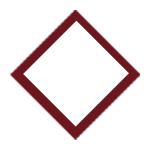
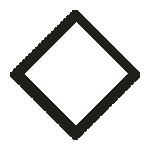
Layer changes from the first 150px x 150px image to the second:
painted on "selector" over [10, 10, 140, 140]
